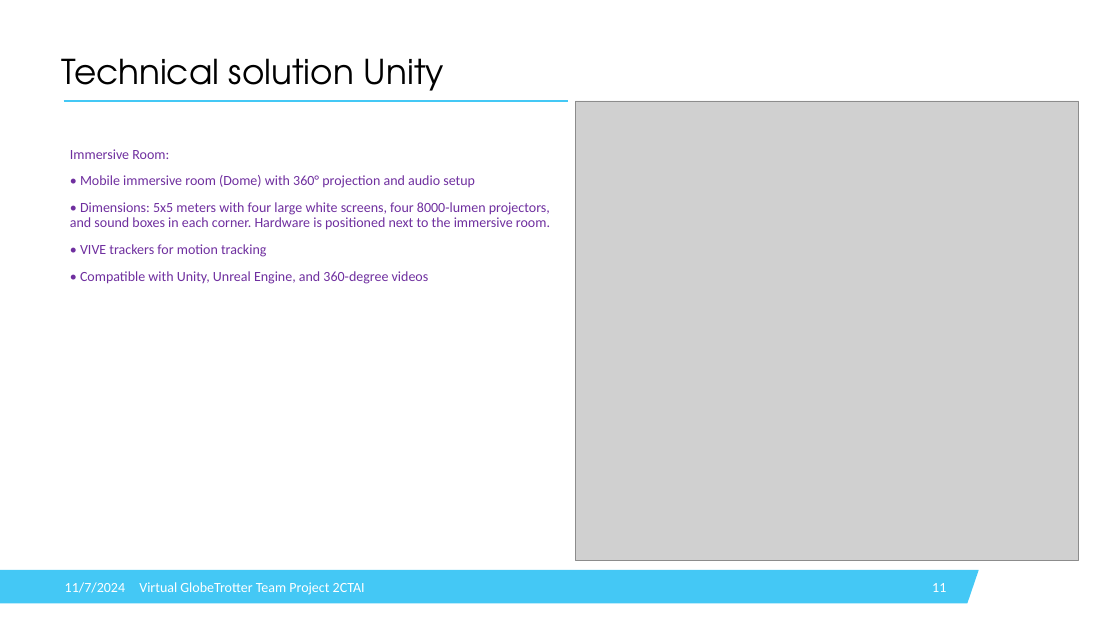
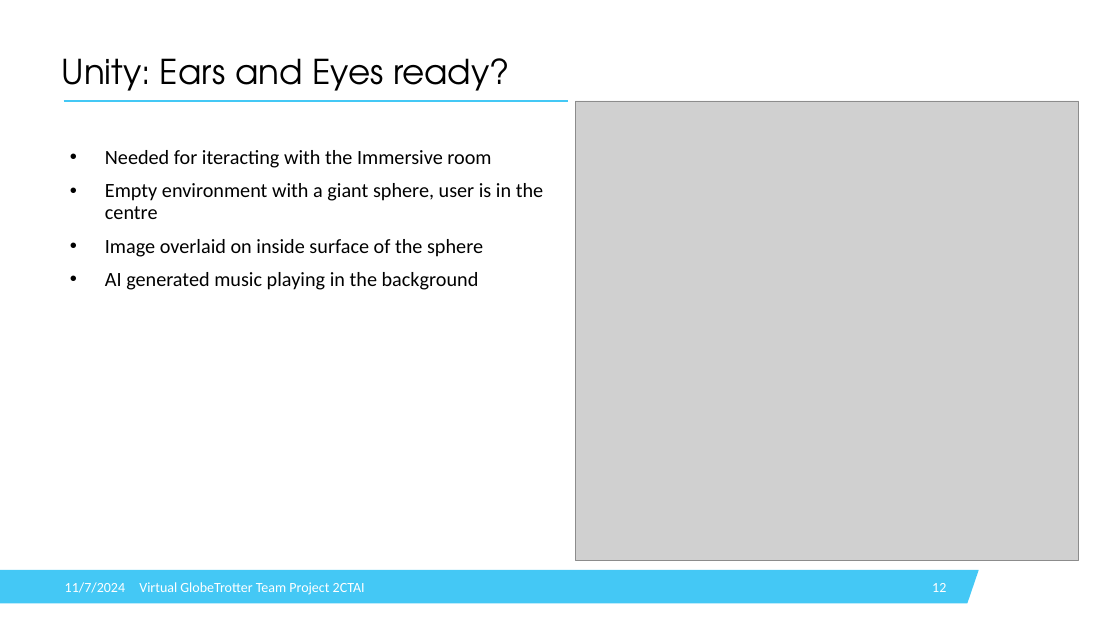
Before and after one commit to IsabelleDesle/VirtualGlobeTrotter, a slide deck: slide 12 of Presentation/PresentationVGT.pptx (slide 11 before the commit). Drawn at 1120x630 pixels with LibreOffice and Linux fonts; fonts in the diff are those of the drawing; grey boxes stand for pictures; background and template pictures are left out. Boxes give left, top, right and bottom in pixels: in the first picture for what was removed or moved away, otherwise in the second. Text is boxed around its words. In the diff, an @@ line names an element or a change of style, - is before the commit and + after.

```diff
--- a/Presentation/PresentationVGT.pptx
+++ b/Presentation/PresentationVGT.pptx
@@ title at (x1=61, y1=58, x2=510, y2=101): text changed @@
-Technical solution Unity
+Unity: Ears and Eyes ready?
@@ text at (x1=105, y1=150, x2=543, y2=290): text changed; size 18 to 26 pt; text colour #6F2F9F to #000000 @@
-Immersive Room:
-• Mobile immersive room (Dome) with 360° projection and audio setup
-• Dimensions: 5x5 meters with four large white screens, four 8000-lumen projectors, and sound boxes in each corner. Hardware is positioned next to the immersive room.
-• VIVE trackers for motion tracking
-• Compatible with Unity, Unreal Engine, and 360-degree videos
+• Needed for iteracting with the Immersive room
+• Empty environment with a giant sphere, user is in the centre
+• Image overlaid on inside surface of the sphere
+• AI generated music playing in the background
@@ page number at (x1=932, y1=583, x2=946, y2=592): text changed @@
-11
+12
```
Also in this commit, not shown: 11 other slides changed, 3 slides added, 2 slides removed, 6 other files.
